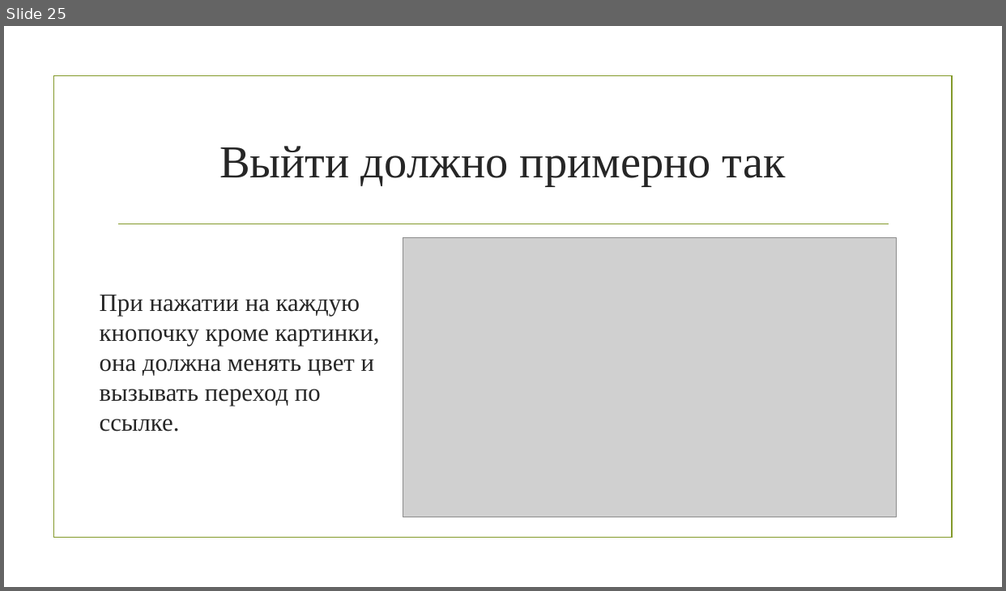
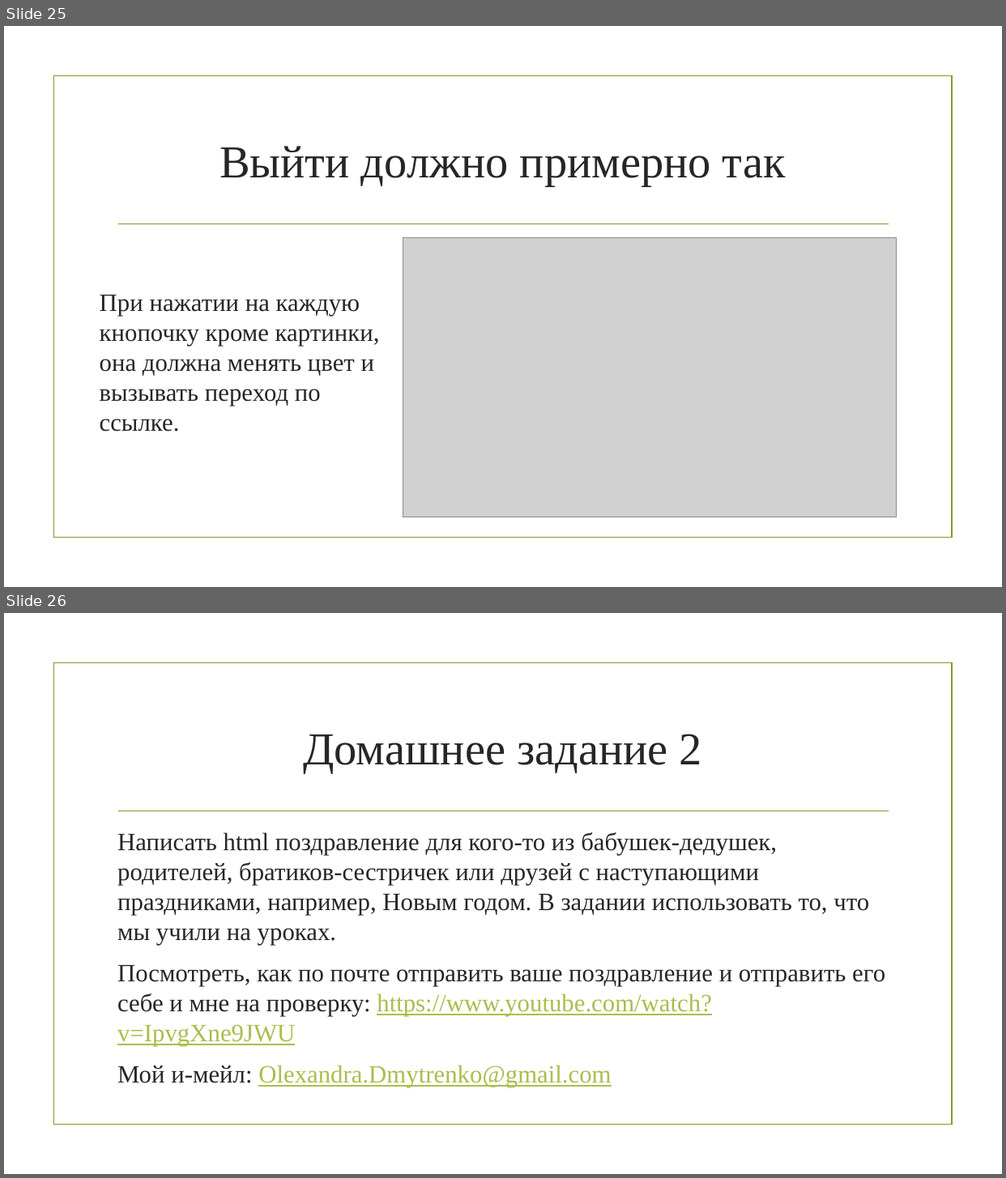
Before and after one commit to olexandra-dmytrenko/HTML_For_Kids, a slide deck: HTML Tables.pptx. Shown one above the other, each under a label of ours: slide 25 before the commit, slides 25 and 26 after it. The pictures are 1006x591 and 1006x1178 pixels, drawn with LibreOffice and Linux fonts; fonts in the diff are those of the drawing; grey boxes stand for pictures; background and template pictures are left out. Boxes give left, top, right and bottom in pixels: in the first picture for what was removed or moved away, otherwise in the second. Text is boxed around its words. In the diff, an @@ line names an element or a change of style, - is before the commit and + after.

Commit message:
Updated presentation.

```diff
--- a/HTML Tables.pptx
+++ b/HTML Tables.pptx
@@ slide 26 added at (4,613,1002,1174), background picture (left out); not listed: 2 template elements that a slide beside it also shows @@
@@ title added at (303,734,702,773), 44 pt, text #262626 @@
+Домашнее задание 2
@@ text added at (117,833,885,1088), 24 pt, text #262626 @@
+Написать html поздравление для кого-то из бабушек-дедушек, родителей, братиков-сестричек или друзей с наступающими праздниками, например, Новым годом. В задании использовать то, что мы учили на уроках.
+Посмотреть, как по почте отправить ваше поздравление и отправить его себе и мне на проверку: https://www.youtube.com/watch?v=IpvgXne9JWU
+Мой и-мейл: Olexandra.Dmytrenko@gmail.com
```
Also in this commit, not shown: 1 slide changed, 1 other slide added, 1 other file.
